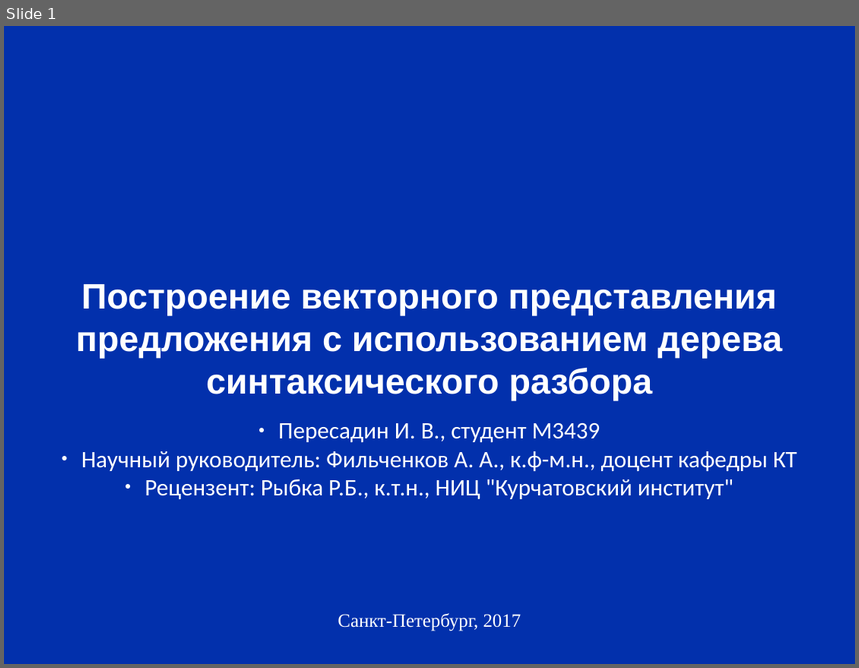
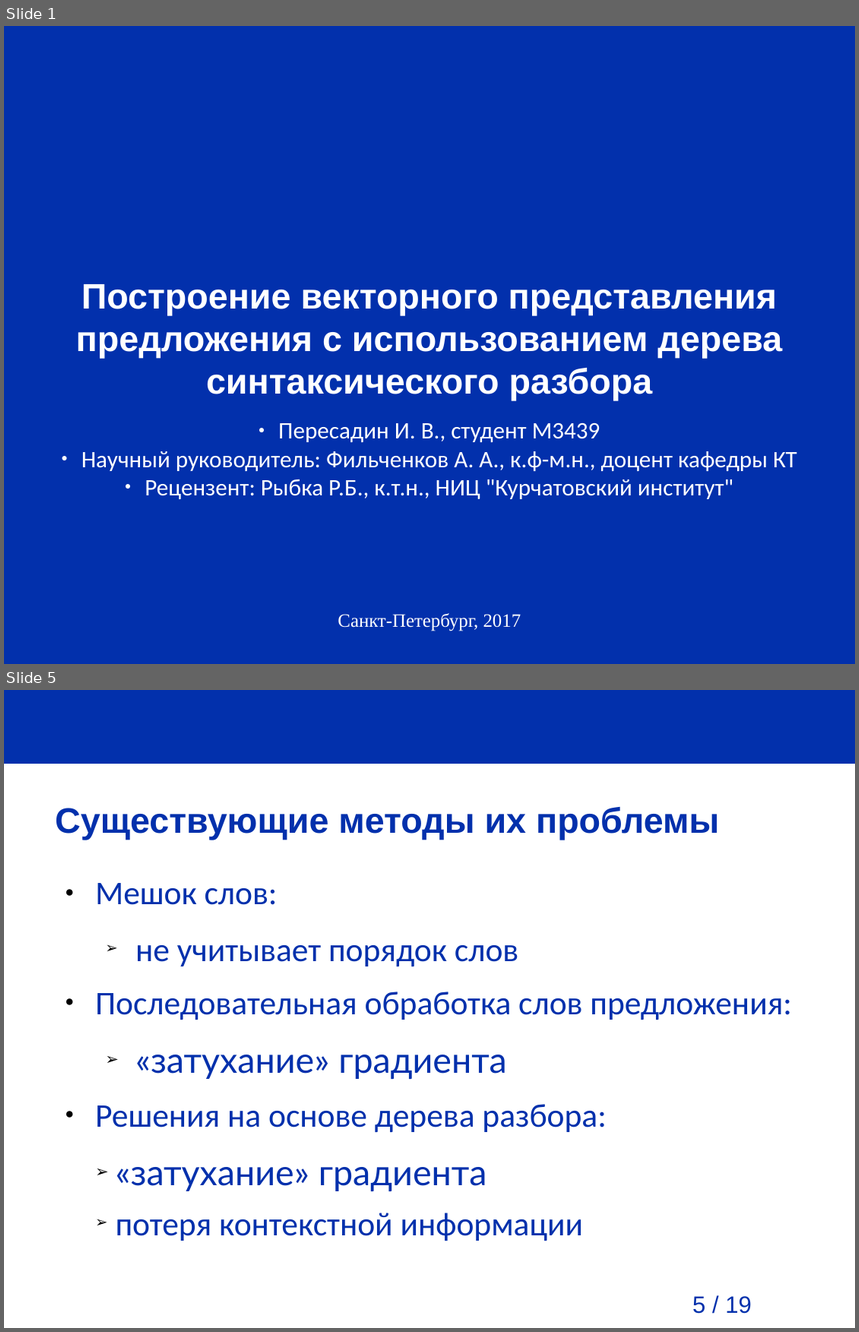
Before and after one commit to pva701/bachelor-thesis, a slide deck: presentation/presentation.odp. Shown one above the other, each under a label of ours: slide 1 before the commit, slides 1 and 5 after it; the slides between them are not shown. The pictures are 859x668 and 859x1332 pixels, drawn with LibreOffice and Linux fonts; fonts in the diff are those of the drawing; background and template pictures are left out. Boxes give left, top, right and bottom in pixels: in the first picture for what was removed or moved away, otherwise in the second. Text is boxed around its words. In the diff, an @@ line names an element or a change of style, - is before the commit and + after.

```diff
--- a/presentation/presentation.odp
+++ b/presentation/presentation.odp
@@ slide 5 added at [4,690,855,1328], background #FFFFFF @@
@@ rectangle added at [4,690,855,764], fill #0230AC @@
@@ title added at [55,807,719,840], 30 pt, text #0230AC, bold @@
+Существующие методы их проблемы
@@ text added at [95,883,792,1241], 28 pt, text #0230AC @@
+● Мешок слов:
+  ➢ не учитывает порядок слов
+● Последовательная обработка слов предложения:
+  ➢ «затухание» градиента
+● Решения на основе дерева разбора:
+    ➢ «затухание» градиента
+    ➢ потеря контекстной информации
@@ page number added at [693,1296,752,1314], 20 pt, text #0230AC @@
+5 / 19
```
Also in this commit, not shown: 15 slides changed, 6 other slides added, 5 slides removed, 15 other files.
